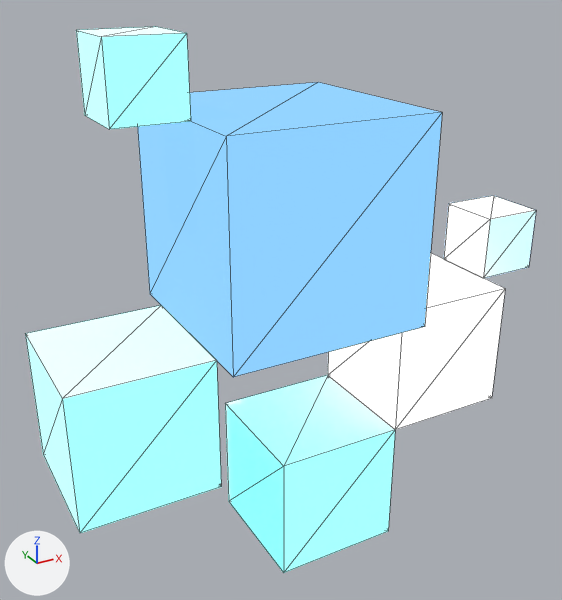
Renders of the glTF model scene.gltf from each side of a commit.
The view is the same before and after, from a 50 mm lens placed at (-5.09, -9.26, 3.28), pointed at (0.13, 0.23, -1.46). Arrows for +X, +Y and +Z are at lower left; the lights stay in place. Mesh edges are drawn as thin lines. Where no turn or scale is listed for an object, it has been applied to the vertices.
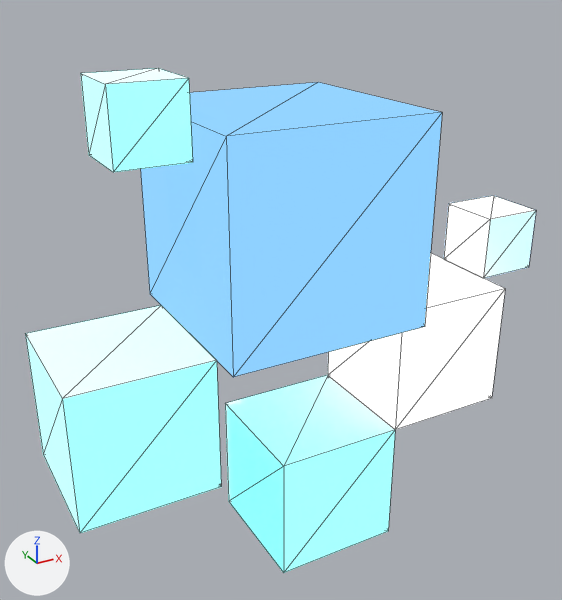
The newer file is also turned or shifted as a whole; pictures and numbers use the older file's frame.

The change, as a diff of the scene's bpy script:
```diff
--- a/scene.gltf.py
+++ b/scene.gltf.py
@@ ob_box_005 @@
 ob_box_005 = bpy.data.objects.new('Box.005', me_mesh_5)
-ob_box_005.location = (-2.0, 0.0, 2.0)
+ob_box_005.location = (-2.0, 0.0, 1.5)
```

What differs and where, as boxes (x1, y1, x2, y2) in the pictures (562 x 600 px):
'Box.005', moved
    before: (76, 27, 191, 129)
    after: (81, 68, 193, 172)
